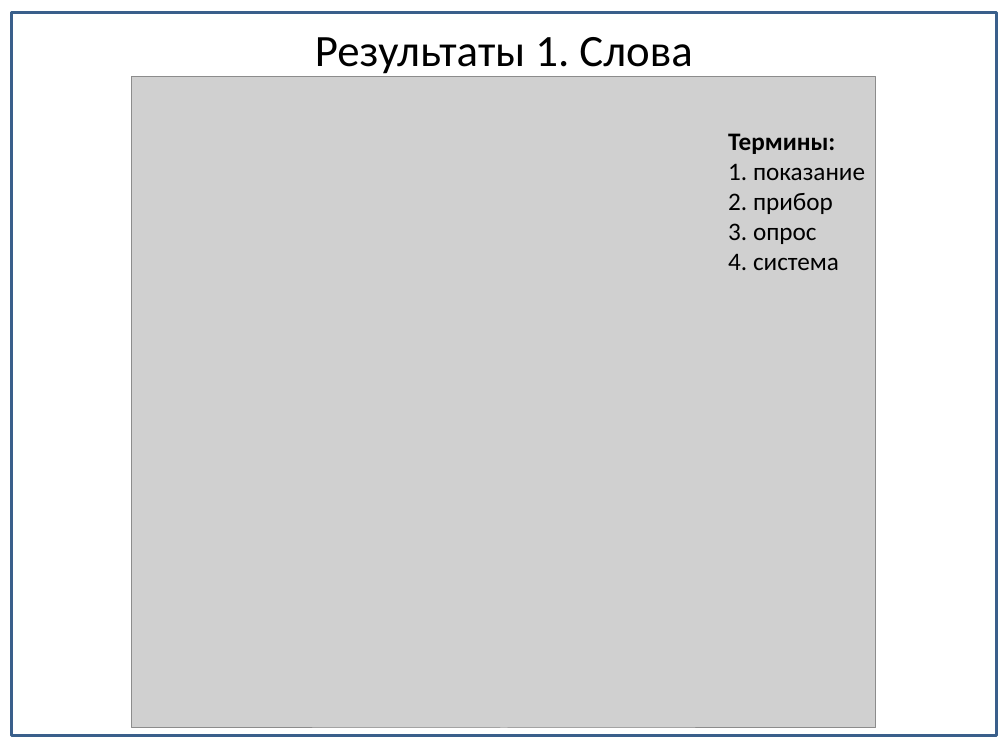
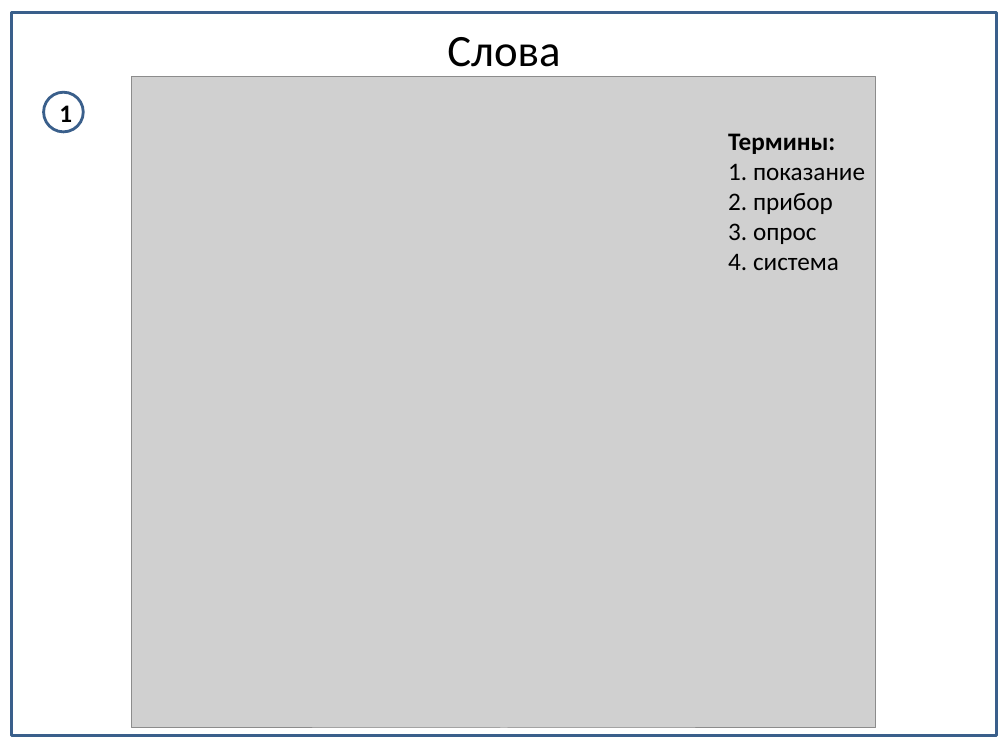
Before and after one commit to CrazyBread/TextHandler, a slide deck: slide 3 of Документы/Презентация.pptx. Drawn at 1008x756 pixels with LibreOffice and Linux fonts; fonts in the diff are those of the drawing; grey boxes stand for pictures. Boxes give left, top, right and bottom in pixels: in the first picture for what was removed or moved away, otherwise in the second. Text is boxed around its words. In the diff, an @@ line names an element or a change of style, - is before the commit and + after.

```diff
--- a/Документы/Презентация.pptx
+++ b/Документы/Презентация.pptx
@@ title at bbox=[447, 37, 560, 78]: text changed @@
-Результаты 1. Слова
+Слова
@@ ellipse added at bbox=[43, 93, 83, 132], fill #FFFFFF, outline #3A5F8C 2 pt, 18 pt, text #000000, bold @@
+1
```
Also in this commit, not shown: 5 other slides changed, 1 slide added, 1 other file.
